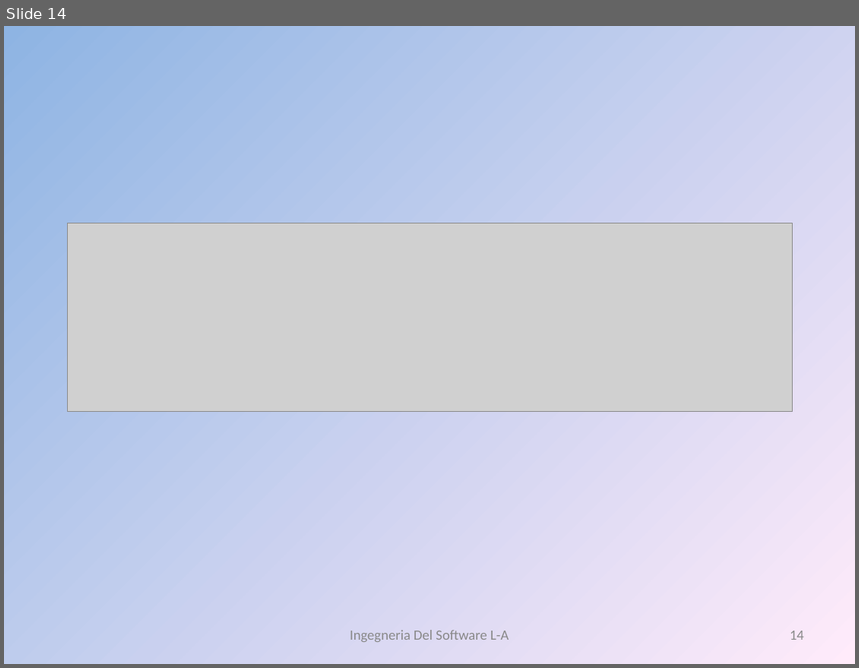
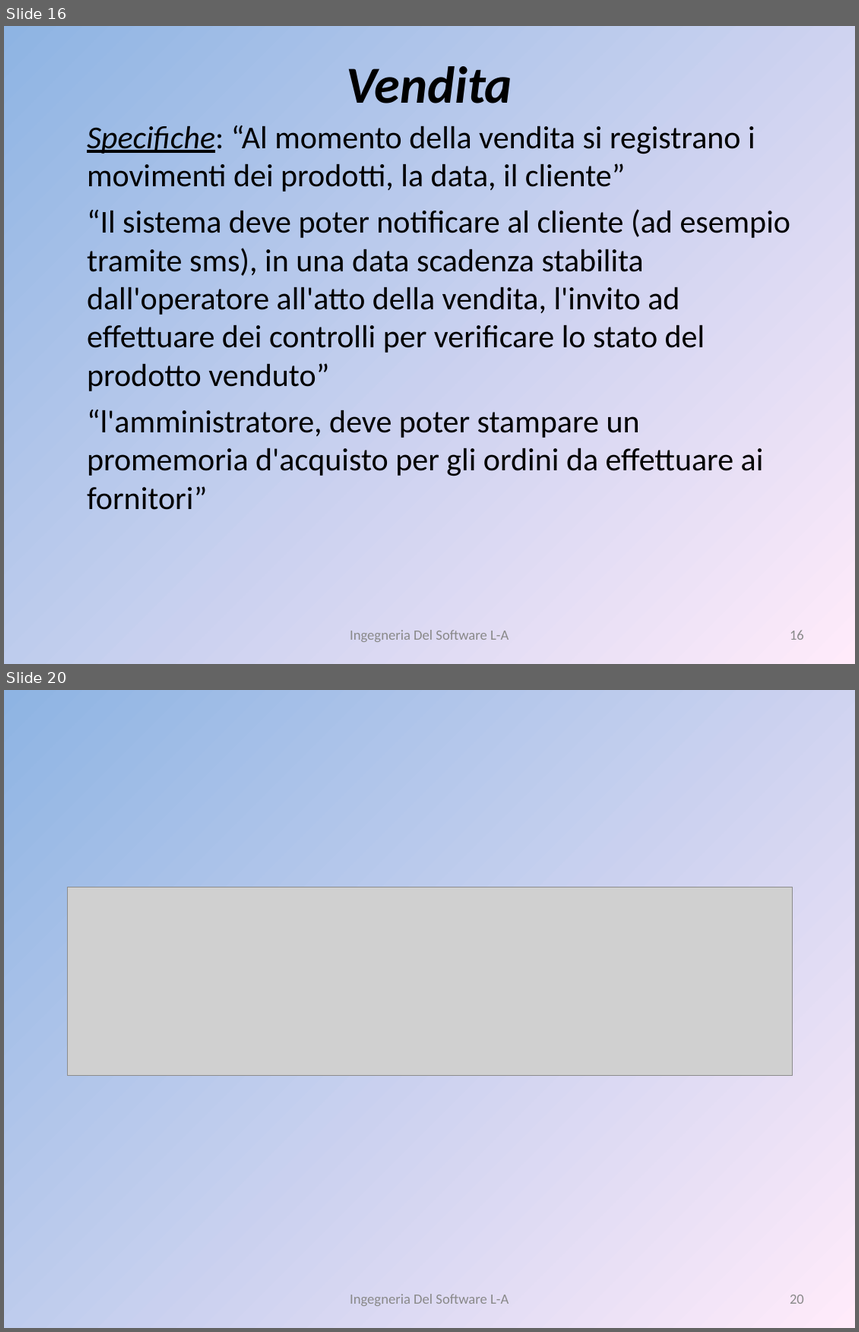
Before and after one commit to liannario/ingsoftbo, a slide deck: ViaggiateSicuri.ppt. Shown one above the other, each under a label of ours: slide 14 before the commit, slides 16 and 20 after it; the slides between them are not shown. The pictures are 859x668 and 859x1332 pixels, drawn with LibreOffice and Linux fonts; fonts in the diff are those of the drawing; grey boxes stand for pictures. Boxes give left, top, right and bottom in pixels: in the first picture for what was removed or moved away, otherwise in the second. Text is boxed around its words. In the diff, an @@ line names an element or a change of style, - is before the commit and + after.

```diff
--- a/ViaggiateSicuri.ppt
+++ b/ViaggiateSicuri.ppt
@@ slide 16 added at (4,26,855,664), background gradient #8EB4E3 to #FFEBFA @@
@@ text added at (347,66,513,104), 44 pt, text #000000, bold, italic @@
+Vendita
@@ text added at (87,126,791,510), 27 pt, text #000000 @@
+Specifiche: “Al momento della vendita si registrano i movimenti dei prodotti, la data, il cliente”
+“Il sistema deve poter notificare al cliente (ad esempio tramite sms), in una data scadenza stabilita dall'operatore all'atto della vendita, l'invito ad effettuare dei controlli per verificare lo stato del prodotto venduto”
+“l'amministratore, deve poter stampare un promemoria d'acquisto per gli ordini da effettuare ai fornitori”
@@ text added at (350,630,509,642), 12 pt, text #898989 @@
+Ingegneria Del Software L-A
@@ page number added at (790,630,804,640), 12 pt, text #898989 @@
+16
@@ what was slide 14 is now slide 20 @@
@@ page number at (790,1295,804,1304): text changed @@
-14
+20
```
Also in this commit, not shown: 1 slide changed, 5 other slides added.
